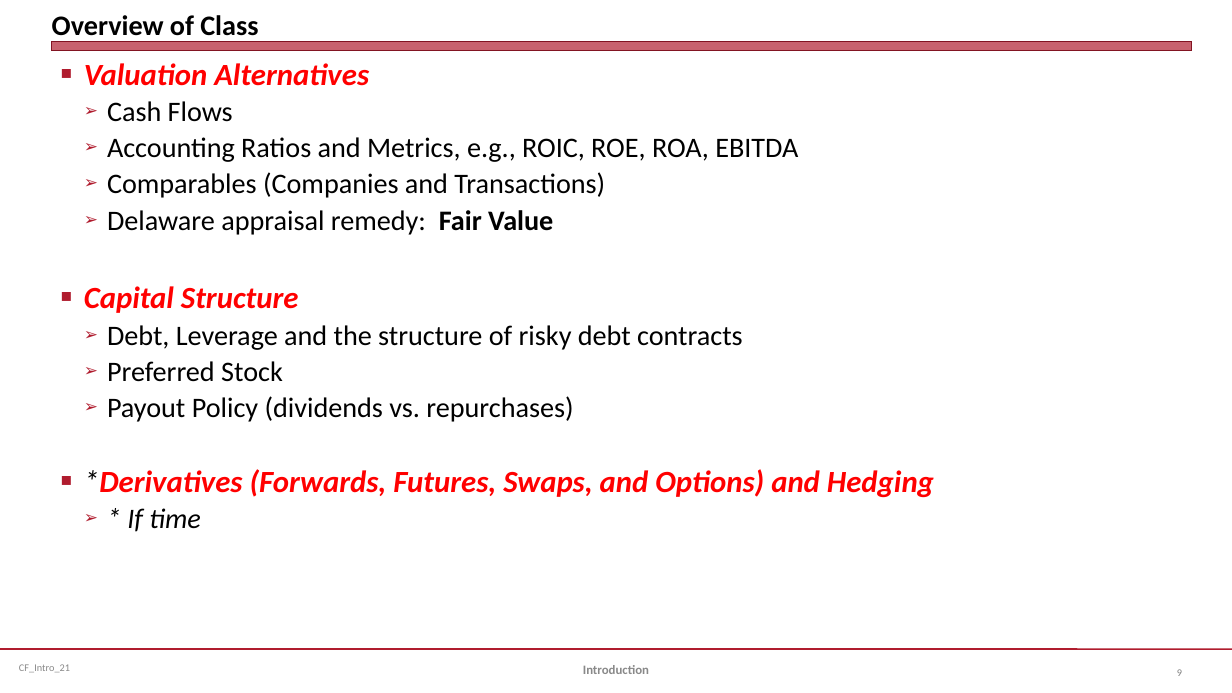
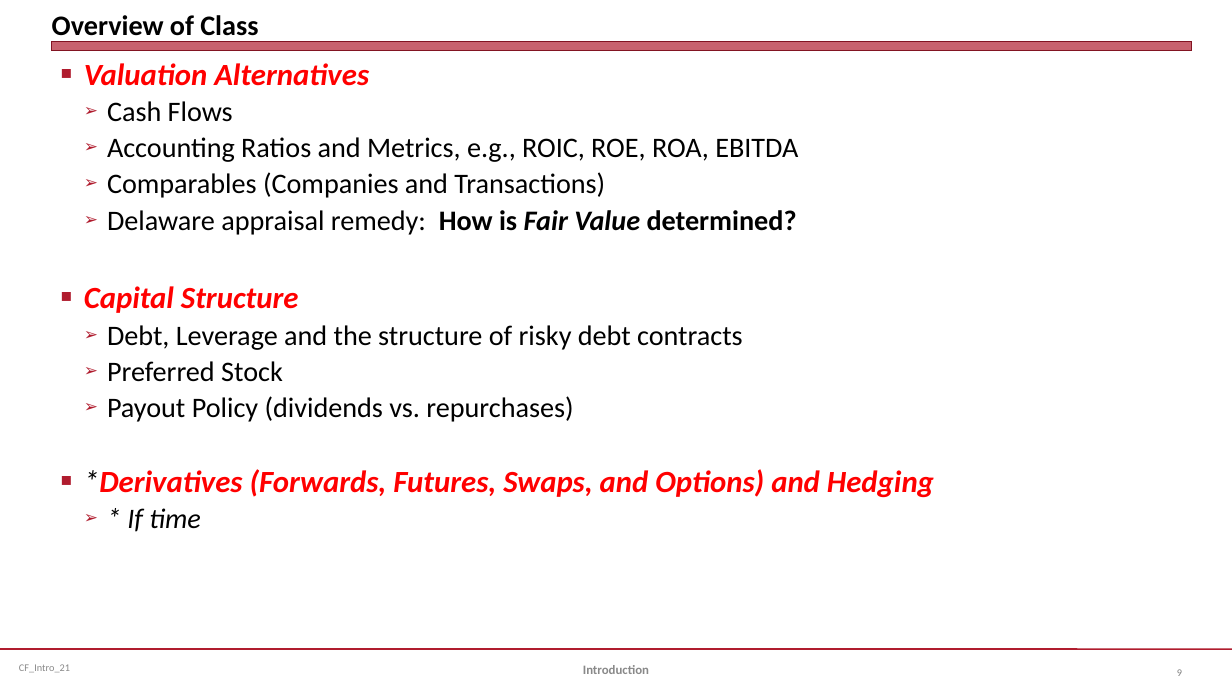
Before and after one commit to jmc877/Corporate-Finance, a slide deck: slide 9 of slides/CF_Intro_21.pptx. Drawn at 1232x693 pixels with LibreOffice and Linux fonts; fonts in the diff are those of the drawing. Boxes give left, top, right and bottom in pixels: in the first picture for what was removed or moved away, otherwise in the second. Text is boxed around its words. In the diff, an @@ line names an element or a change of style, - is before the commit and + after.

```diff
--- a/slides/CF_Intro_21.pptx
+++ b/slides/CF_Intro_21.pptx
@@ text at (107, 210, 797, 235): text changed; bold on @@
-  ➢ Delaware appraisal remedy: Fair Value
+  ➢ Delaware appraisal remedy: How is Fair Value determined?
```
Also in this commit, not shown: 5 other slides changed, 4 other files.
